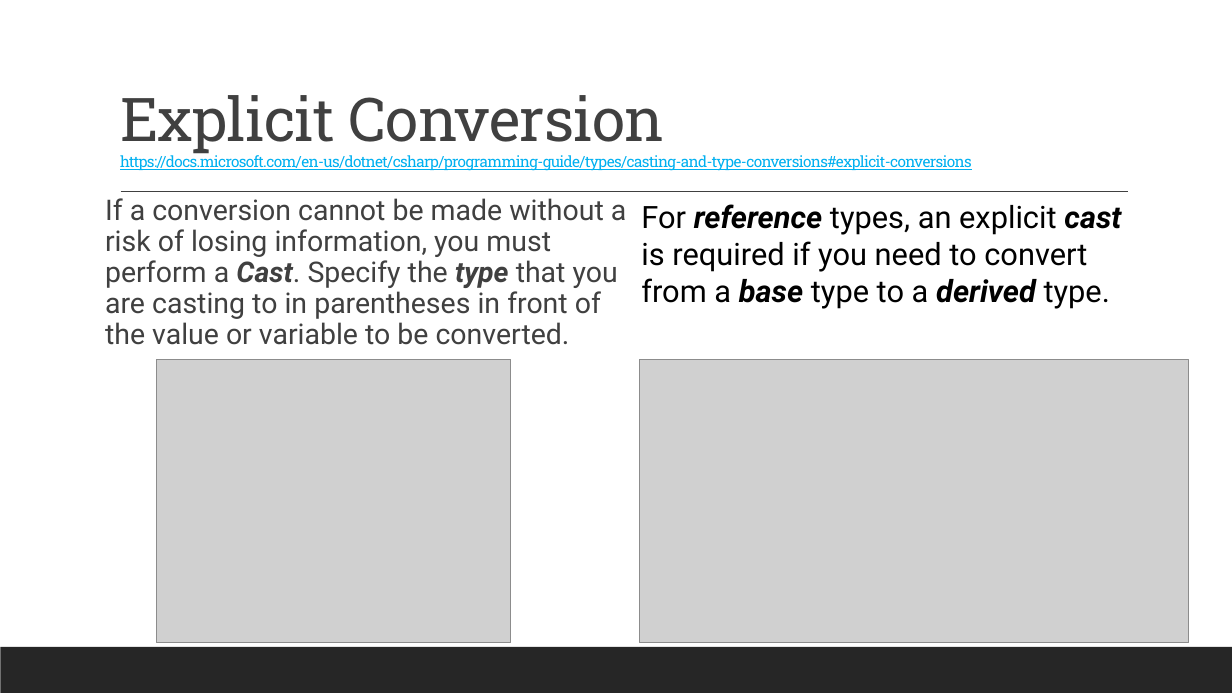
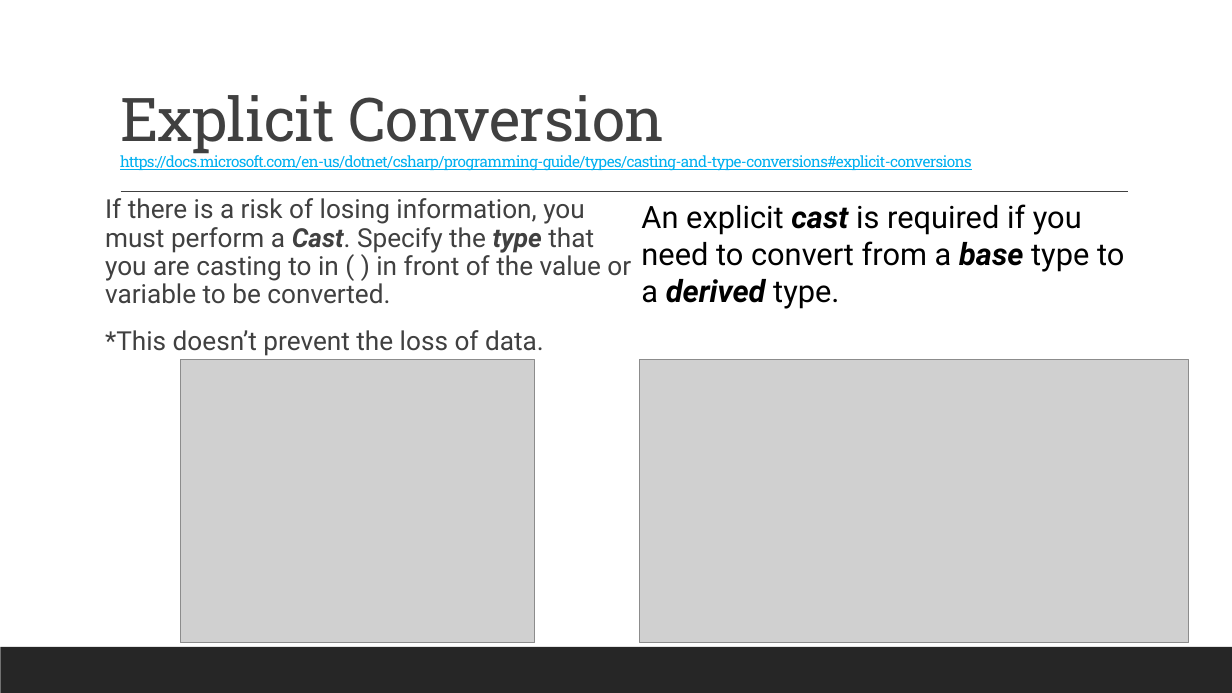
Before and after one commit to 2002-feb24-net/trainer-code, a slide deck: slide 5 of 1-csharp/MarksCodeAndPPTs/DotNetPPTs/D3_.NET_CastingAndTypeConversion.pptx. Drawn at 1232x693 pixels with LibreOffice and Linux fonts; fonts in the diff are those of the drawing; grey boxes stand for pictures. Boxes give left, top, right and bottom in pixels: in the first picture for what was removed or moved away, otherwise in the second. Text is boxed around its words. In the diff, an @@ line names an element or a change of style, - is before the commit and + after.

```diff
--- a/1-csharp/MarksCodeAndPPTs/DotNetPPTs/D3_.NET_CastingAndTypeConversion.pptx
+++ b/1-csharp/MarksCodeAndPPTs/DotNetPPTs/D3_.NET_CastingAndTypeConversion.pptx
@@ text at box(105, 198, 631, 356): text changed; size 22.2 to 20.4 pt @@
-If a conversion cannot be made without a risk of losing information, you must perform a Cast. Specify the type that you are casting to in parentheses in front of the value or variable to be converted.
+If there is a risk of losing information, you must perform a Cast. Specify the type that you are casting to in ( ) in front of the value or variable to be converted.
+*This doesn’t prevent the loss of data.
@@ text at box(641, 204, 1124, 309): text changed @@
-For reference types, an explicit cast is required if you need to convert from a base type to a derived type.
+An explicit cast is required if you need to convert from a base type to a derived type.
@@ picture: place and size @@
-picture at box(156, 360, 511, 643)
+picture at box(180, 360, 535, 643)
```
Also in this commit, not shown: 4 other slides changed, 9 other files.
